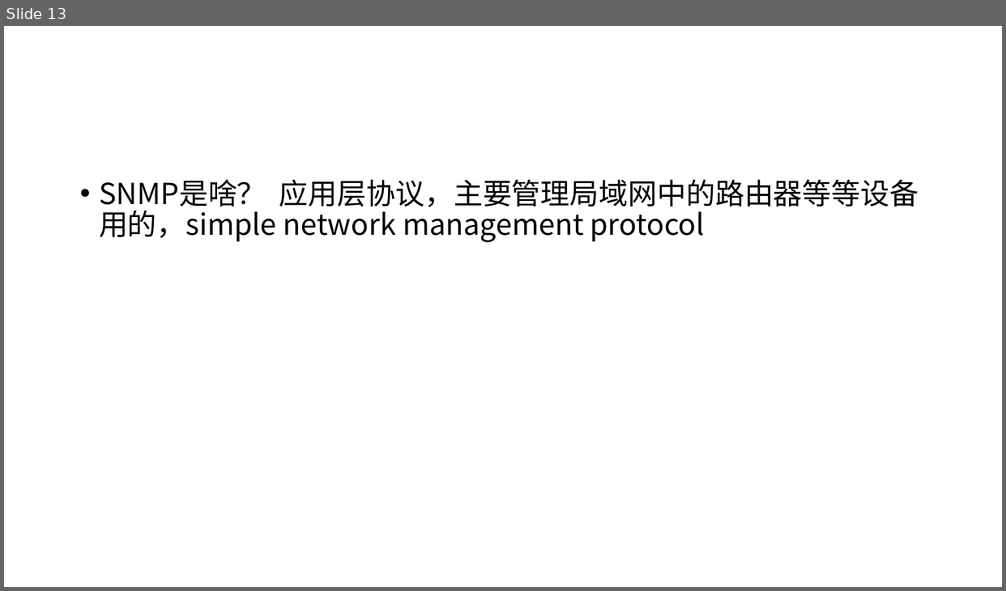
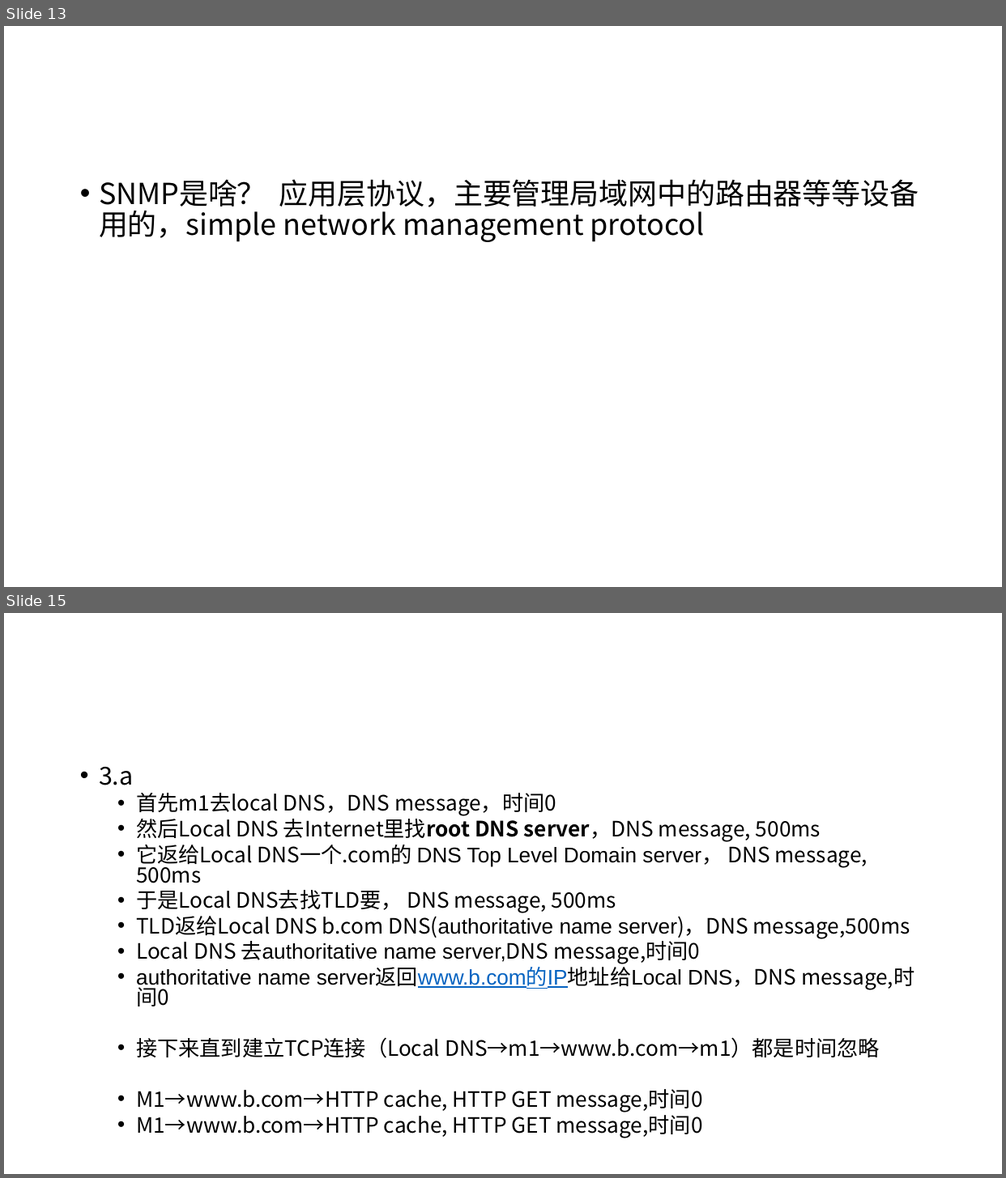
Before and after one commit to NoMatter-98/cityu-dg-cs, a slide deck: CS5222 Computer Networks and Internets/Week1.pptx. Shown one above the other, each under a label of ours: slide 13 before the commit, slides 13 and 15 after it; the slides between them are not shown. The pictures are 1006x591 and 1006x1178 pixels, drawn with LibreOffice and Linux fonts; fonts in the diff are those of the drawing. Boxes give left, top, right and bottom in pixels: in the first picture for what was removed or moved away, otherwise in the second. Text is boxed around its words. In the diff, an @@ line names an element or a change of style, - is before the commit and + after.

```diff
--- a/CS5222 Computer Networks and Internets/Week1.pptx
+++ b/CS5222 Computer Networks and Internets/Week1.pptx
@@ slide 15 added at (4,613,1002,1174), background #FFFFFF @@
@@ text added at (99,767,914,1113), 20.4 pt, text #000000 @@
+• 3.a
+  • 首先m1去local DNS，DNS message，时间0
+  • 然后Local DNS 去Internet里找root DNS server，DNS message, 500ms
+  • 它返给Local DNS一个.com的 DNS Top Level Domain server， DNS message, 500ms
+  • 于是Local DNS去找TLD要， DNS message, 500ms
+  • TLD返给Local DNS b.com DNS(authoritative name server)，DNS message,500ms
+  • Local DNS 去authoritative name server,DNS message,时间0
+  • authoritative name server返回www.b.com的IP地址给Local DNS，DNS message,时间0
+  • 接下来直到建立TCP连接（Local DNS→m1→www.b.com→m1）都是时间忽略
+  • M1→www.b.com→HTTP cache, HTTP GET message,时间0
+  • M1→www.b.com→HTTP cache, HTTP GET message,时间0
```
Also in this commit, not shown: 1 other slide added, 3 other files.
